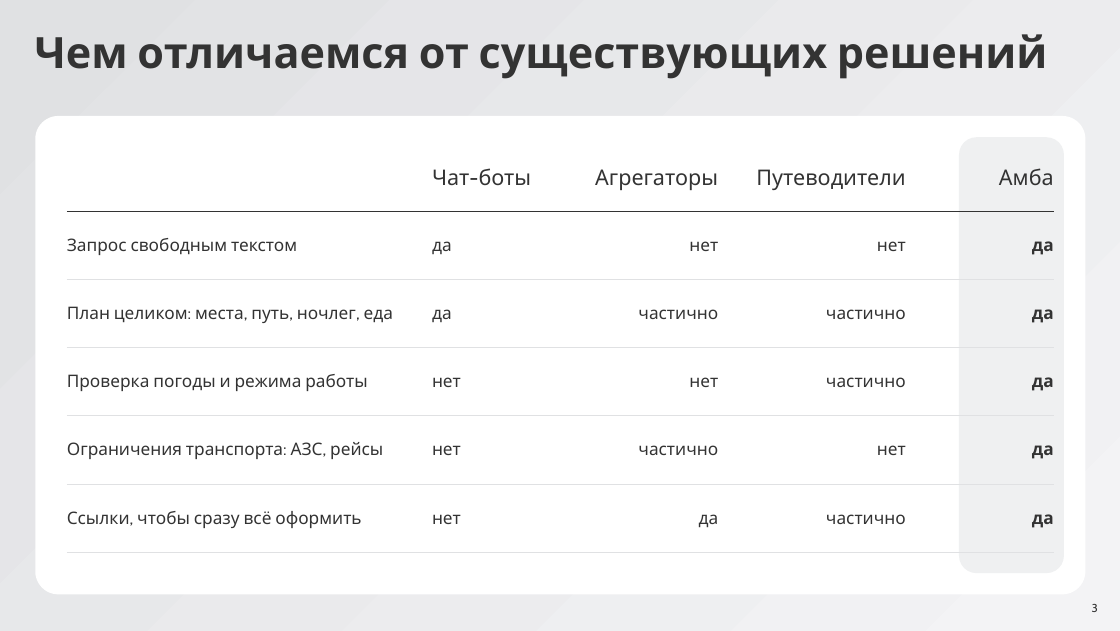
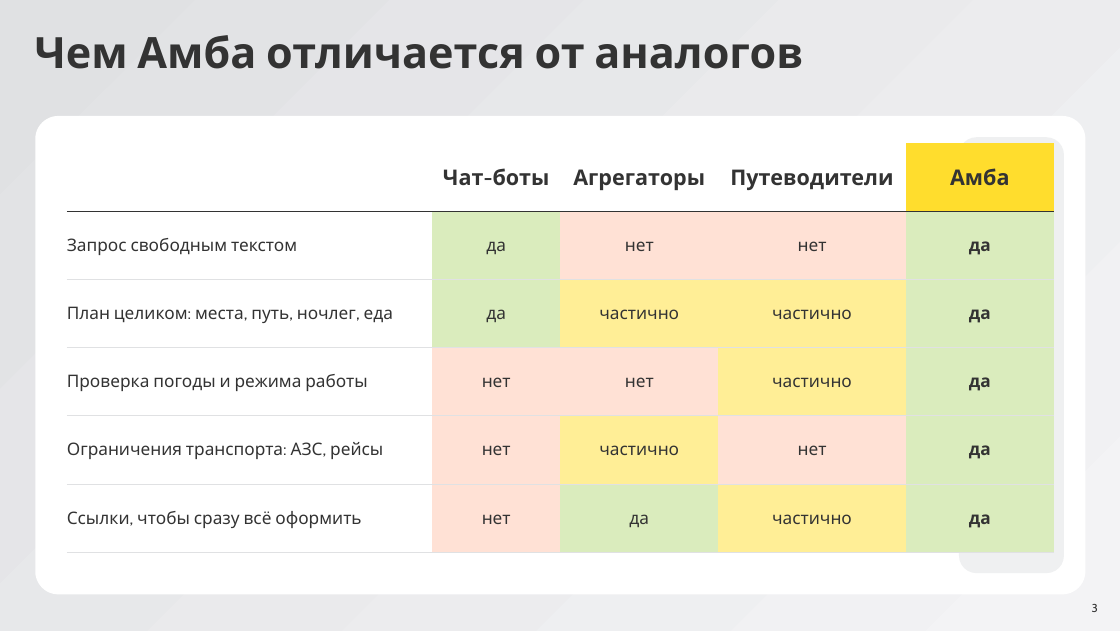
Before and after one commit to BessolitsinGleb/AI-ta, a slide deck: slide 3 of presentation/Amba_TBank.pptx. Drawn at 1120x631 pixels with LibreOffice and Linux fonts; fonts in the diff are those of the drawing. Boxes give left, top, right and bottom in pixels: in the first picture for what was removed or moved away, otherwise in the second. Text is boxed around its words. In the diff, an @@ line names an element or a change of style, - is before the commit and + after.

```diff
--- a/presentation/Amba_TBank.pptx
+++ b/presentation/Amba_TBank.pptx
@@ text at <box>35,35,803,69</box>: text changed @@
-Чем отличаемся от существующих решений
+Чем Амба отличается от аналогов
@@ table at <box>67,144,1054,552</box> @@
@@ fill none to #FFDD2D in row 1, column 5 @@
@@ fill none to #DAECBD in 8 cells @@
@@ fill none to #FFE1D5 in 7 cells @@
@@ fill none to #FFEE96 in 5 cells @@
@@ bold on in "Чат-боты", "Агрегаторы", "Путеводители", "Амба" @@
@@ alignment left to centre @@
@@ alignment right to centre @@
```
Also in this commit, not shown: 5 other slides changed, 2 other files.
